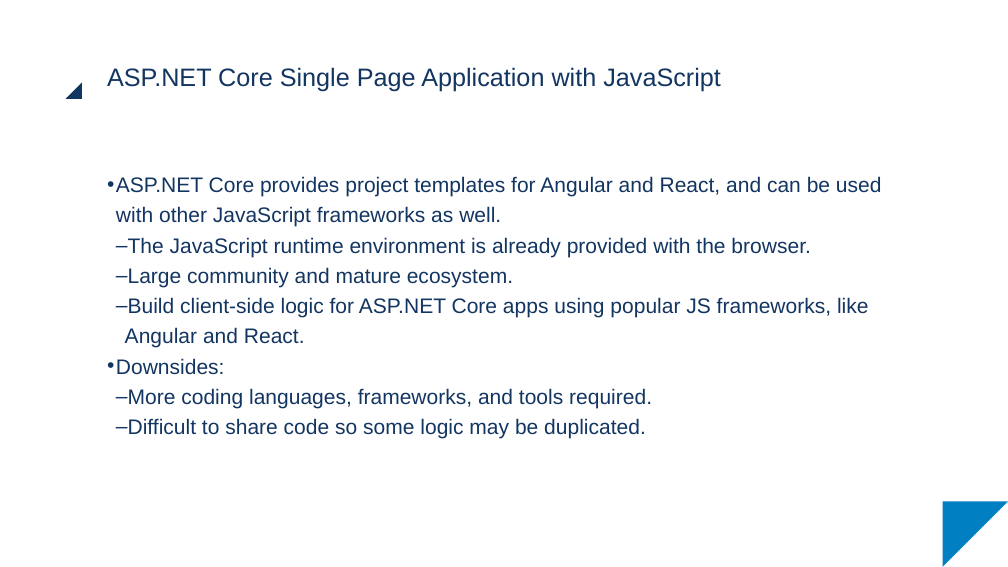
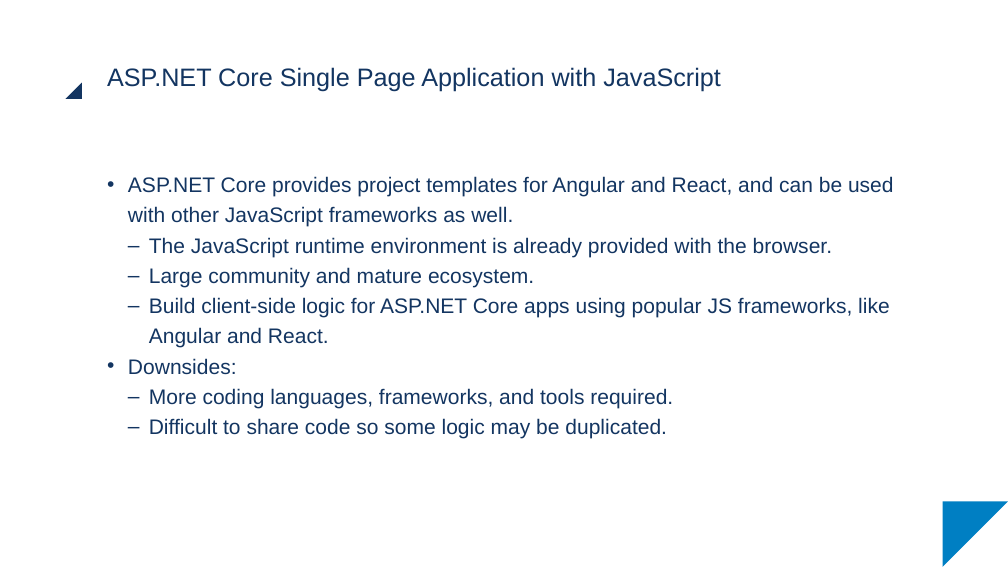
Before and after one commit to scolapicchioni/razorhybrid, a slide deck: slide 18 of Slides/Razor_01.pptx. Drawn at 1008x567 pixels with LibreOffice and Linux fonts; fonts in the diff are those of the drawing. Boxes give left, top, right and bottom in pixels: in the first picture for what was removed or moved away, otherwise in the second. Text is boxed around its words. In the diff, an @@ line names an element or a change of style, - is before the commit and + after.

```diff
--- a/Slides/Razor_01.pptx
+++ b/Slides/Razor_01.pptx
@@ text "ASP.NET Core provides project templates ..." at (x1=128, y1=176, x2=894, y2=439): indent changed @@
```
Also in this commit, not shown: 17 other slides changed, 39 other files.
